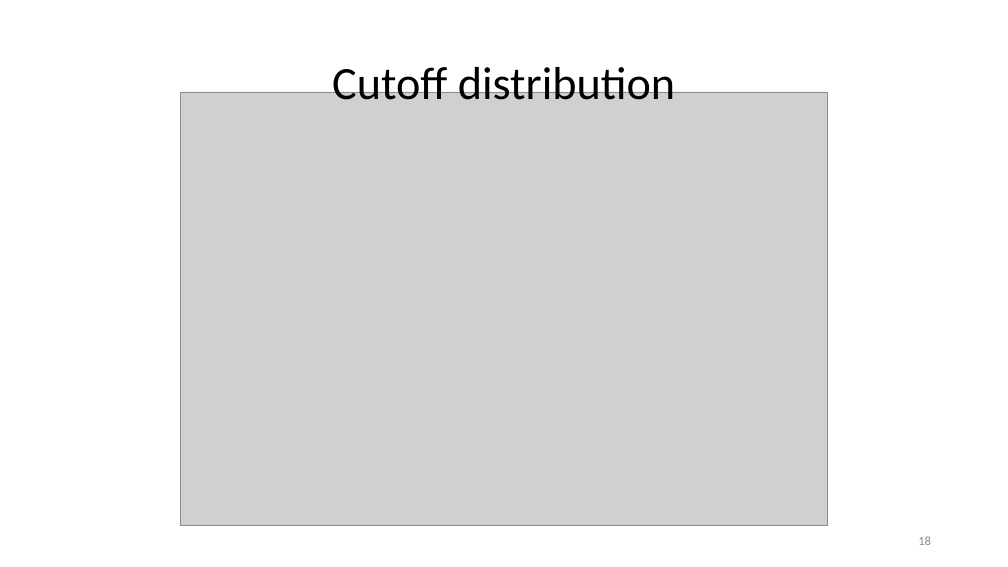
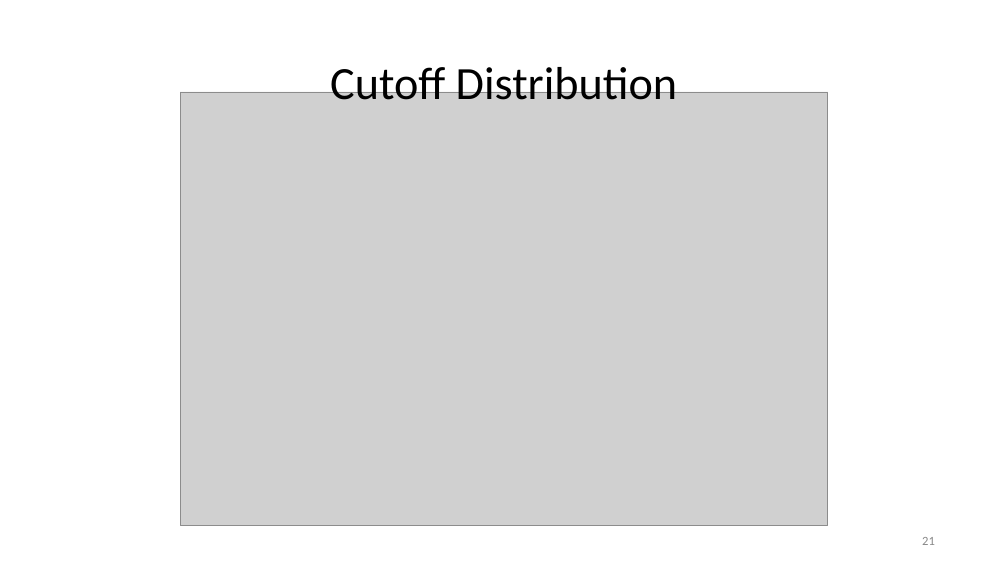
Before and after one commit to paulhager/ProteinPrediction1, a slide deck: slide 21 of BLOSUMscoresComparedToSingleSNAPscores.pptx (slide 18 before the commit). Drawn at 1008x567 pixels with LibreOffice and Linux fonts; fonts in the diff are those of the drawing; grey boxes stand for pictures; background and template pictures are left out. Boxes give left, top, right and bottom in pixels: in the first picture for what was removed or moved away, otherwise in the second. Text is boxed around its words. In the diff, an @@ line names an element or a change of style, - is before the commit and + after.

```diff
--- a/BLOSUMscoresComparedToSingleSNAPscores.pptx
+++ b/BLOSUMscoresComparedToSingleSNAPscores.pptx
@@ title at [330, 61, 677, 100]: text changed @@
-Cutoff distribution
+Cutoff Distribution
@@ page number removed at [918, 536, 931, 545] @@
-18
@@ page number added at [922, 537, 935, 545], 12 pt, text #888888 @@
+21
```
Also in this commit, not shown: 21 other slides changed, 5 slides added, 1 slide removed, 2 other files.
